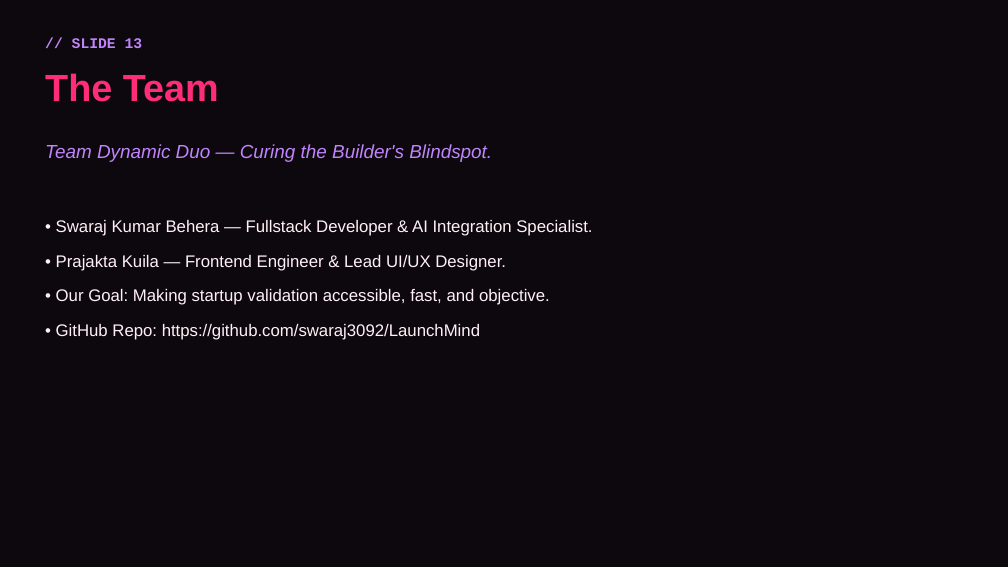
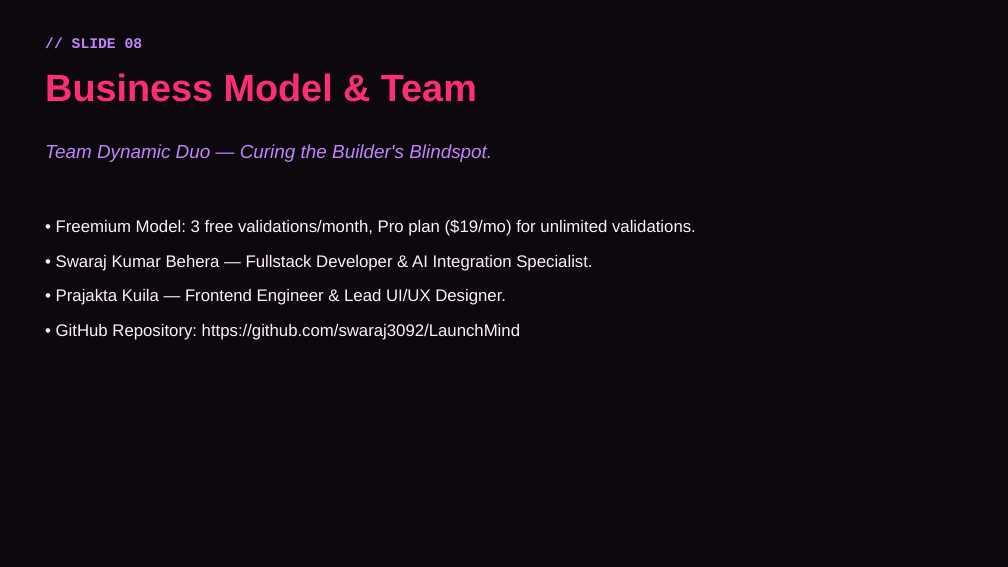
Before and after one commit to swaraj3092/LaunchMind, a slide deck: slide 8 of LaunchMind_PitchDeck.pptx (slide 13 before the commit). Drawn at 1008x567 pixels with LibreOffice and Linux fonts; fonts in the diff are those of the drawing. Boxes give left, top, right and bottom in pixels: in the first picture for what was removed or moved away, otherwise in the second. Text is boxed around its words. In the diff, an @@ line names an element or a change of style, - is before the commit and + after.

```diff
--- a/LaunchMind_PitchDeck.pptx
+++ b/LaunchMind_PitchDeck.pptx
@@ text at (x1=72, y1=38, x2=143, y2=48): text changed @@
-// SLIDE 13
+// SLIDE 08
@@ text at (x1=45, y1=73, x2=477, y2=102): text changed @@
-The Team
+Business Model & Team
@@ text at (x1=56, y1=219, x2=696, y2=236): paragraph added @@
+• Freemium Model: 3 free validations/month, Pro plan ($19/mo) for unlimited validations.
@@ text at (x1=56, y1=324, x2=520, y2=340): text changed @@
-• Our Goal: Making startup validation accessible, fast, and objective.
-• GitHub Repo: https://github.com/swaraj3092/LaunchMind
+• GitHub Repository: https://github.com/swaraj3092/LaunchMind
```
Also in this commit, not shown: 6 other slides changed, 1 slide added, 6 slides removed, 3 other files.
